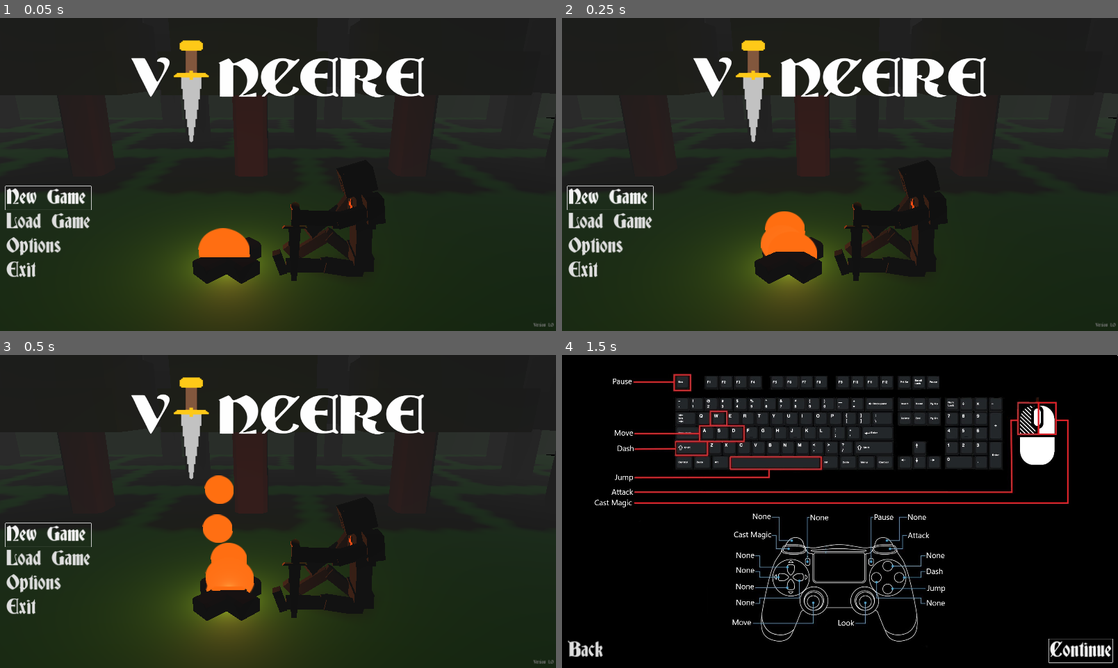
Above: before the commit, frames 1-4 (two rows, left to right).
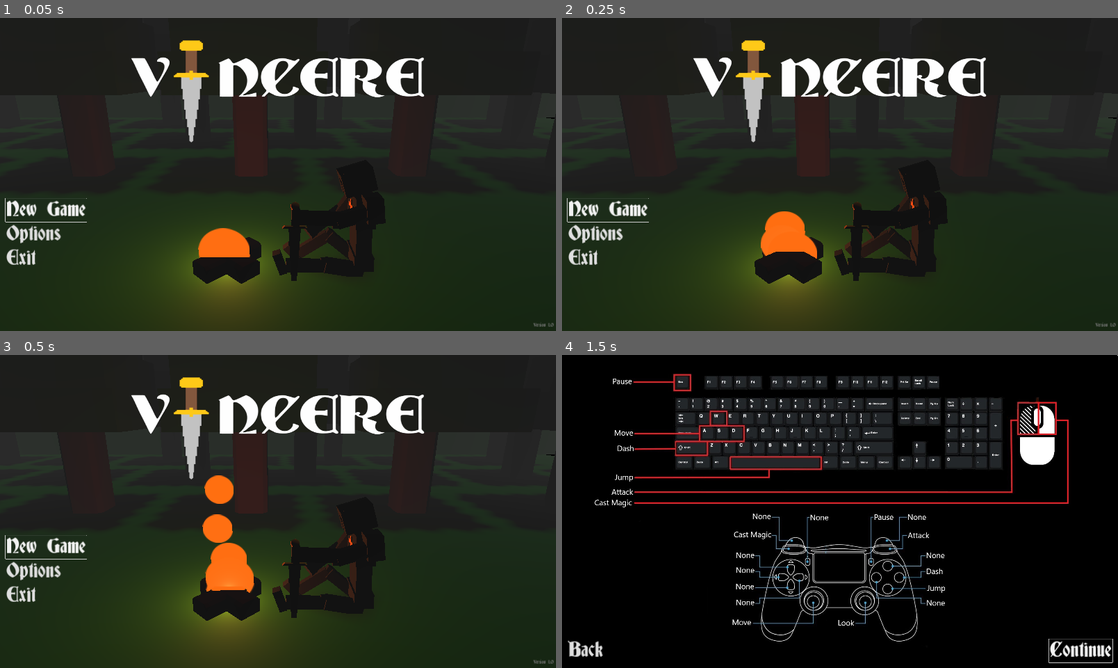
Above: after the commit, the same moments.

Repository: mitchtasso/Vincere
Game: Godot game, scene res://scenes/main.tscn
The game is run twice, just before and just after one commit, with the same random seed, the same clock (stepped at 60 frames per second) and the same inputs.
Inputs:
- Up to frame 1 (0.05 s): no input
- Up to frame 2 (0.25 s): no input
- Up to frame 3 (0.5 s): no input
- Up to frame 4 (1.5 s): click "New Game" at 0.5 s; click "Continue" at 1.25 s

The runs differ from the first frame. In frame 1, 2.0% of the frame differs, in the area x 0-17%, y 53-83%; in frame 2, 2.0%; in frame 3, 2.0%; in frame 4, nothing differs.

Commit message:
Added iFrames to enemies and added no save detection for start menu.

Diff:
--- a/scenes/beam_magic.tscn
+++ b/scenes/beam_magic.tscn
@@ -101,5 +101,3 @@
 [node name="ShapeCast3D" type="ShapeCast3D" parent="."]
 transform = Transform3D(1, 0, 0, 0, 1, 0, 0, 0, 1, 0, 1.00536, 0)
 shape = SubResource("BoxShape3D_i5xm5")
-
-[connection signal="area_exited" from="." to="." method="_on_area_exited"]
--- a/scenes/bossEnemy.tscn
+++ b/scenes/bossEnemy.tscn
@@ -762,6 +762,10 @@
 light_energy = 2.0
 omni_range = 0.25
 
+[node name="iFrameTimer" type="Timer" parent="."]
+wait_time = 0.3
+one_shot = true
+
 [connection signal="area_entered" from="hitbox" to="." method="_on_hitbox_area_entered"]
 [connection signal="timeout" from="stunTimer" to="." method="_on_stun_timer_timeout"]
 [connection signal="finished" from="demonDeath" to="." method="_on_demon_death_finished"]
@@ -771,3 +775,4 @@
 [connection signal="area_entered" from="rangedDetection" to="." method="_on_ranged_detection_area_entered"]
 [connection signal="timeout" from="attackReset" to="." method="_on_attack_reset_timeout"]
 [connection signal="timeout" from="magicReset" to="." method="_on_magic_reset_timeout"]
+[connection signal="timeout" from="iFrameTimer" to="." method="_on_i_frame_timer_timeout"]
--- a/scenes/enemy1.tscn
+++ b/scenes/enemy1.tscn
@@ -128,7 +128,8 @@
 pitch_scale = 0.7
 
 [node name="VisibleOnScreenNotifier3D" type="VisibleOnScreenNotifier3D" parent="."]
-transform = Transform3D(1, 0, 0, 0, 1, 0, 0, 0, 1, 0, 1.36382, 0)
+transform = Transform3D(1, 0, 0, 0, 1, 0, 0, 0, 1, 0.272032, 1.36486, 0.270756)
+aabb = AABB(-1, -1, -1, 1.5, 2.5, 1.5)
 
 [node name="SubViewport" type="SubViewport" parent="."]
 disable_3d = true
@@ -156,6 +157,11 @@
 "": SubResource("AnimationLibrary_dq0s7")
 }
 
+[node name="iFrameTimer" type="Timer" parent="."]
+wait_time = 0.3
+one_shot = true
+
 [connection signal="area_entered" from="hitbox" to="." method="_on_hitbox_area_entered"]
 [connection signal="timeout" from="stunTimer" to="." method="_on_stun_timer_timeout"]
 [connection signal="finished" from="demonDeath" to="." method="_on_demon_death_finished"]
+[connection signal="timeout" from="iFrameTimer" to="." method="_on_i_frame_timer_timeout"]
--- a/scenes/enemy2.tscn
+++ b/scenes/enemy2.tscn
@@ -153,6 +153,11 @@
 "": SubResource("AnimationLibrary_38kad")
 }
 
+[node name="iFrameTimer" type="Timer" parent="."]
+wait_time = 0.3
+one_shot = true
+
 [connection signal="area_entered" from="hitbox" to="." method="_on_hitbox_area_entered"]
 [connection signal="timeout" from="stunTimer" to="." method="_on_stun_timer_timeout"]
 [connection signal="finished" from="demonDeath" to="." method="_on_demon_death_finished"]
+[connection signal="timeout" from="iFrameTimer" to="." method="_on_i_frame_timer_timeout"]
--- a/scenes/enemy3.tscn
+++ b/scenes/enemy3.tscn
@@ -185,6 +185,11 @@
 "": SubResource("AnimationLibrary_6mucg")
 }
 
+[node name="iFrameTimer" type="Timer" parent="."]
+wait_time = 0.3
+one_shot = true
+
 [connection signal="area_entered" from="hitbox" to="." method="_on_hitbox_area_entered"]
 [connection signal="timeout" from="stunTimer" to="." method="_on_stun_timer_timeout"]
 [connection signal="finished" from="demonDeath" to="." method="_on_demon_death_finished"]
+[connection signal="timeout" from="iFrameTimer" to="." method="_on_i_frame_timer_timeout"]
--- a/scenes/enemy4.tscn
+++ b/scenes/enemy4.tscn
@@ -158,6 +158,11 @@
 "": SubResource("AnimationLibrary_ep245")
 }
 
+[node name="iFrameTimer" type="Timer" parent="."]
+wait_time = 0.3
+one_shot = true
+
 [connection signal="area_entered" from="hitbox" to="." method="_on_hitbox_area_entered"]
 [connection signal="timeout" from="stunTimer" to="." method="_on_stun_timer_timeout"]
 [connection signal="finished" from="demonDeath" to="." method="_on_demon_death_finished"]
+[connection signal="timeout" from="iFrameTimer" to="." method="_on_i_frame_timer_timeout"]
--- a/scripts/beam_magic.gd
+++ b/scripts/beam_magic.gd
@@ -10,7 +10,7 @@
 @onready var boom: AudioStreamPlayer3D = $boom
 
 var reset: int = 0
-var time: int = 750
+var time: int = 200
 var explosion: int = 0
 
 # Called every frame. 'delta' is the elapsed time since the previous frame.
@@ -29,15 +29,5 @@
 
 	time -= reset
 	if time <= 0:
+		self.get_parent().remove_child(self)
 		self.queue_free()
-
-func _on_area_exited(area: Area3D) -> void:
-	if area.is_in_group("enemies") and explosion == 0:
-		sizzle.stop()
-		boom.play()
-		mesh.visible = false
-		SPEED = 0.0001
-		trail.emitting = false
-		particle.emitting = true
-		explosion = 1
-		reset = 1
--- a/scripts/boss_enemy.gd
+++ b/scripts/boss_enemy.gd
@@ -19,6 +19,7 @@
 @onready var cleric: StaticBody3D = $"../BossRoom/cleric"
 @onready var slash_sound: AudioStreamPlayer3D = $Head/WeaponPivot/WeaponMesh/slashSound
 @onready var cast_sound: AudioStreamPlayer3D = $Head/ArmMesh/castSound
+@onready var i_frame_timer: Timer = $iFrameTimer
 
 # Magic
 var magic = load("res://scenes/boss_magic.tscn")
@@ -40,7 +41,8 @@
 var attackActive: bool = false
 var attackAvailable: bool = true
 var magicAvailable: bool = true
-var randomAttack
+var randomAttack: int
+var iFrame: bool = false
 
 func _physics_process(delta):
 
@@ -102,16 +104,20 @@
 		boss_enemy.position = POS
 
 func _on_hitbox_area_entered(area):
-	if area.is_in_group("magic"):
+	if area.is_in_group("magic") and iFrame == false:
 		demon_hit.play()
 		HEALTH -= player.playerMagicAtk
 		stunLock = true
 		stun_timer.start()
-	if area.is_in_group("weapon") and player.attackActive == true:
+		iFrame = true
+		i_frame_timer.start()
+	if area.is_in_group("weapon") and player.attackActive == true and iFrame == false:
 		demon_hit.play()
 		HEALTH -= player.playerAttack
 		stunLock = true
 		stun_timer.start()
+		iFrame = true
+		i_frame_timer.start()
 
 func _on_stun_timer_timeout():
 	stunLock = false
@@ -194,3 +200,6 @@
 
 func _on_magic_reset_timeout() -> void:
 	magicAvailable = true
+
+func _on_i_frame_timer_timeout() -> void:
+	iFrame = false
--- a/scripts/enemy.gd
+++ b/scripts/enemy.gd
@@ -10,6 +10,7 @@
 @onready var hitbox: CollisionShape3D = $hitbox/CollisionShape3D
 @onready var demon_death: GPUParticles3D = $demonDeath
 @onready var animation_player: AnimationPlayer = $AnimationPlayer
+@onready var i_frame_timer: Timer = $iFrameTimer
 
 var HEALTH: int = 75
 var maxHealth: int = 75
@@ -22,6 +23,7 @@
 var death: bool = false
 var next_nav_point
 var souls: int = 100
+var iFrame: bool = false
 
 func _physics_process(delta):
 
@@ -82,18 +84,22 @@
 		HEALTH = 0
 
 func _on_hitbox_area_entered(area):
-	if area.is_in_group("magic"):
+	if area.is_in_group("magic") and iFrame == false:
 		velocity = Vector3.ZERO
 		demon_hit.play()
 		HEALTH -= player.playerMagicAtk
 		stunLock = true
 		stun_timer.start()
-	if area.is_in_group("weapon") and player.attackActive == true:
+		iFrame = true
+		i_frame_timer.start()
+	if area.is_in_group("weapon") and player.attackActive == true and iFrame == false:
 		demon_hit.play()
 		velocity = Vector3.ZERO
 		HEALTH -= player.playerAttack
 		stunLock = true
 		stun_timer.start()
+		iFrame = true
+		i_frame_timer.start()
 
 func _on_stun_timer_timeout():
 	stunLock = false
@@ -102,3 +108,6 @@
 func _on_demon_death_finished() -> void:
 	self.get_parent().remove_child(self)
 	self.queue_free()
+
+func _on_i_frame_timer_timeout() -> void:
+	iFrame = false
--- a/scripts/enemy_2.gd
+++ b/scripts/enemy_2.gd
@@ -11,6 +11,7 @@
 @onready var demon_death: GPUParticles3D = $demonDeath
 @onready var world: Node3D = $"../.."
 @onready var animation_player: AnimationPlayer = $AnimationPlayer
+@onready var i_frame_timer: Timer = $iFrameTimer
 
 var HEALTH: int = 50
 var maxHealth: int = 50
@@ -23,6 +24,7 @@
 var death: bool = false
 var next_nav_point
 var souls: int = 200
+var iFrame: bool = false
 
 func _physics_process(delta):
 
@@ -82,18 +84,22 @@
 		HEALTH = 0
 
 func _on_hitbox_area_entered(area):
-	if area.is_in_group("magic"):
+	if area.is_in_group("magic") and iFrame == false:
 		velocity = Vector3.ZERO
 		demon_hit.play()
 		HEALTH -= player.playerMagicAtk
 		stunLock = true
 		stun_timer.start()
-	if area.is_in_group("weapon") and player.attackActive == true:
+		iFrame = true
+		i_frame_timer.start()
+	if area.is_in_group("weapon") and player.attackActive == true and iFrame == false:
 		demon_hit.play()
 		velocity = Vector3.ZERO
 		HEALTH -= player.playerAttack
 		stunLock = true
 		stun_timer.start()
+		iFrame = true
+		i_frame_timer.start()
 
 func _on_stun_timer_timeout():
 	stunLock = false
@@ -102,3 +108,6 @@
 func _on_demon_death_finished() -> void:
 	self.get_parent().remove_child(self)
 	self.queue_free()
+
+func _on_i_frame_timer_timeout() -> void:
+	iFrame = false
--- a/scripts/enemy_3.gd
+++ b/scripts/enemy_3.gd
@@ -11,6 +11,7 @@
 @onready var death_sound: AudioStreamPlayer3D = $deathSound
 @onready var world: Node3D = $"../.."
 @onready var animation_player: AnimationPlayer = $AnimationPlayer
+@onready var i_frame_timer: Timer = $iFrameTimer
 
 var HEALTH: int = 150
 var maxHealth: int = 150
@@ -22,6 +23,7 @@
 var stunLock: bool = false
 var death: bool = false
 var souls: int = 300
+var iFrame: bool = false
 
 func _physics_process(delta):
 
@@ -37,7 +39,7 @@
 		navReset = 0
 		player.souls += souls
 		player.add_point()
-		SPEED = 0.1
+		SPEED = -0.0001
 		demon_death.emitting = true
 		animation_player.play("death")
 	if HEALTH >= maxHealth:
@@ -77,16 +79,20 @@
 		HEALTH = 0
 
 func _on_hitbox_area_entered(area):
-	if area.is_in_group("magic"):
+	if area.is_in_group("magic") and iFrame == false:
 		demon_hit.play()
 		HEALTH -= player.playerMagicAtk
 		stunLock = true
 		stun_timer.start()
-	if area.is_in_group("weapon") and player.attackActive == true:
+		iFrame = true
+		i_frame_timer.start()
+	if area.is_in_group("weapon") and player.attackActive == true and iFrame == false:
 		demon_hit.play()
 		HEALTH -= player.playerAttack
 		stunLock = true
 		stun_timer.start()
+		iFrame = true
+		i_frame_timer.start()
 
 func _on_stun_timer_timeout():
 	stunLock = false
@@ -96,3 +102,6 @@
 func _on_demon_death_finished() -> void:
 	self.get_parent().remove_child(self)
 	self.queue_free()
+
+func _on_i_frame_timer_timeout() -> void:
+	iFrame = false
--- a/scripts/enemy_4.gd
+++ b/scripts/enemy_4.gd
@@ -11,6 +11,7 @@
 @onready var demon_death: GPUParticles3D = $demonDeath
 @onready var world: Node3D = $"../.."
 @onready var animation_player: AnimationPlayer = $AnimationPlayer
+@onready var i_frame_timer: Timer = $iFrameTimer
 
 var magic = load("res://scenes/demon_magic.tscn")
 var instance
@@ -28,6 +29,7 @@
 var next_nav_point
 var lockedOn: bool = false
 var souls: int = 200
+var iFrame: bool = false
 
 var magicReset: int = 1
 var magicResetMax: int = 0
@@ -103,18 +105,22 @@
 			get_parent().add_child(instance)
 
 func _on_hitbox_area_entered(area):
-	if area.is_in_group("magic"):
+	if area.is_in_group("magic") and iFrame == false:
 		velocity = Vector3.ZERO
 		demon_hit.play()
 		HEALTH -= player.playerMagicAtk
 		stunLock = true
 		stun_timer.start()
-	if area.is_in_group("weapon") and player.attackActive == true:
+		iFrame = true
+		i_frame_timer.start()
+	if area.is_in_group("weapon") and player.attackActive == true and iFrame == false:
 		demon_hit.play()
 		velocity = Vector3.ZERO
 		HEALTH -= player.playerAttack
 		stunLock = true
 		stun_timer.start()
+		iFrame = true
+		i_frame_timer.start()
 
 func _on_stun_timer_timeout():
 	stunLock = false
@@ -123,3 +129,6 @@
 func _on_demon_death_finished() -> void:
 	self.get_parent().remove_child(self)
 	self.queue_free()
+
+func _on_i_frame_timer_timeout() -> void:
+	iFrame = false
--- a/scripts/start_menu.gd
+++ b/scripts/start_menu.gd
@@ -20,6 +20,7 @@
 @onready var crosshair: MarginContainer = $"../crosshair"
 @onready var sun: DirectionalLight3D = $"../../sun"
 @onready var menu_area: Node3D = $"../../MenuArea"
+@onready var load_game_button: Button = $"buttons/VBoxContainer/Load Game"
 
 var menuActive: bool = true
 var startMenuActive: bool = true
@@ -31,11 +32,17 @@
 	if startMenuActive == true:
 		sun.light_energy = 0.05
 
+	if player.playerData.wave > 1:
+		load_game_button.show()
+	else:
+		load_game_button.hide()
+
 func _input(event):
 	if event is InputEventMouseMotion and menuActive == true:
 		Input.set_mouse_mode(Input.MOUSE_MODE_VISIBLE)
 
 func _ready():
+
 	startCamera.make_current()
 	stats_ui.hide()
 	player_ui.hide()
Not shown, removed: sounds/retro/fail.wav.import
Not shown, removed: sounds/retro/victory.wav.import
Not shown, removed: sounds/retro/wave.wav.import
Not shown, removed: sounds/retro/fail.wav
Not shown, removed: sounds/retro/victory.wav
Not shown, removed: sounds/retro/wave.wav
